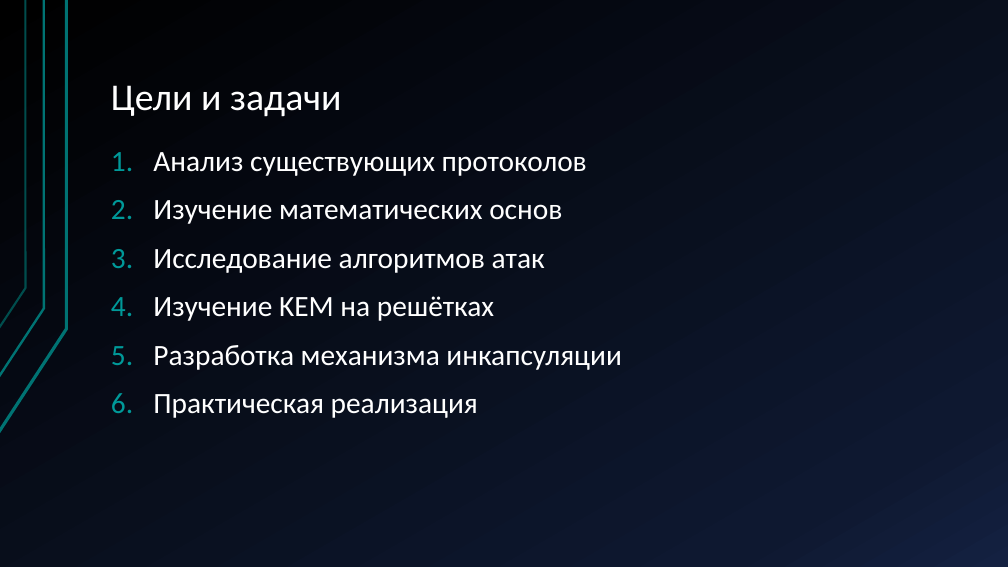
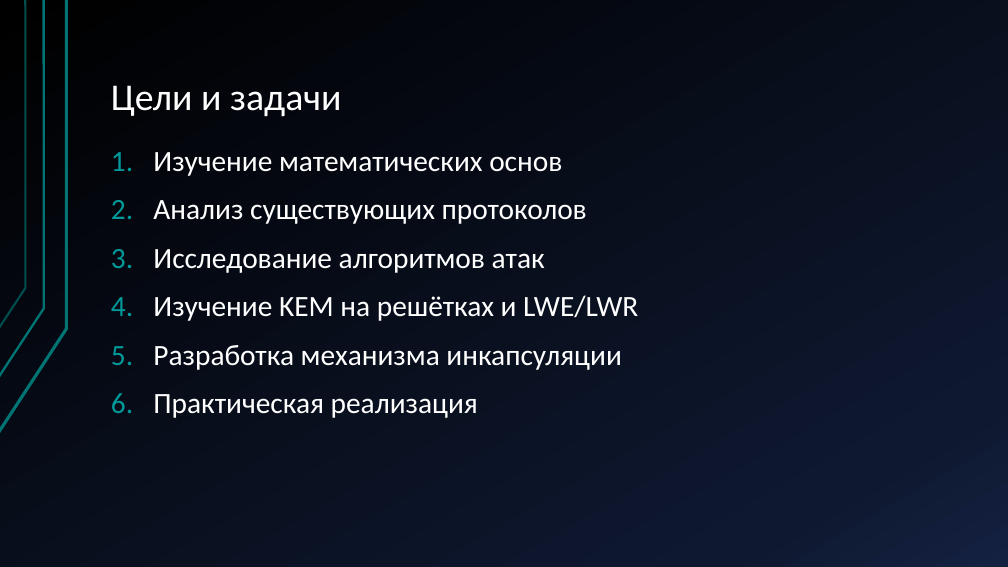
Before and after one commit to Terexi110/Teory, a slide deck: slide 8 of Постквантовая криптография KEM на решётках.pptx (slide 7 before the commit). Drawn at 1008x567 pixels with LibreOffice and Linux fonts; fonts in the diff are those of the drawing. Boxes give left, top, right and bottom in pixels: in the first picture for what was removed or moved away, otherwise in the second. Text is boxed around its words. In the diff, an @@ line names an element or a change of style, - is before the commit and + after.

```diff
--- a/Постквантовая криптография KEM на решётках.pptx
+++ b/Постквантовая криптография KEM на решётках.pptx
@@ text at (153,152,562,176): paragraph added @@
+1. Изучение математических основ
@@ text at (153,200,562,224): paragraph removed @@
-2. Изучение математических основ
@@ text at (153,295,638,321): text changed @@
-4. Изучение KEM на решётках
+4. Изучение KEM на решётках и LWE/LWR
```
Also in this commit, not shown: 14 other slides changed, 1 slide added, 3 other files.
